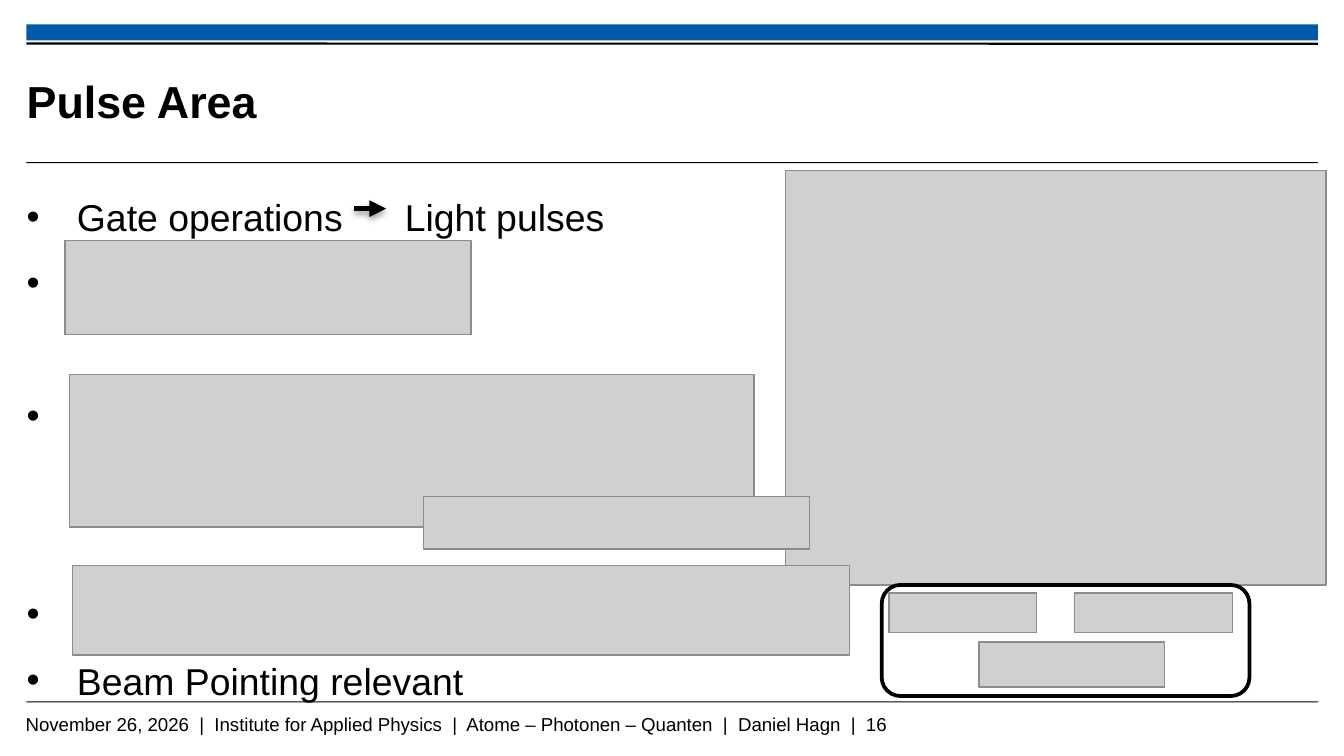
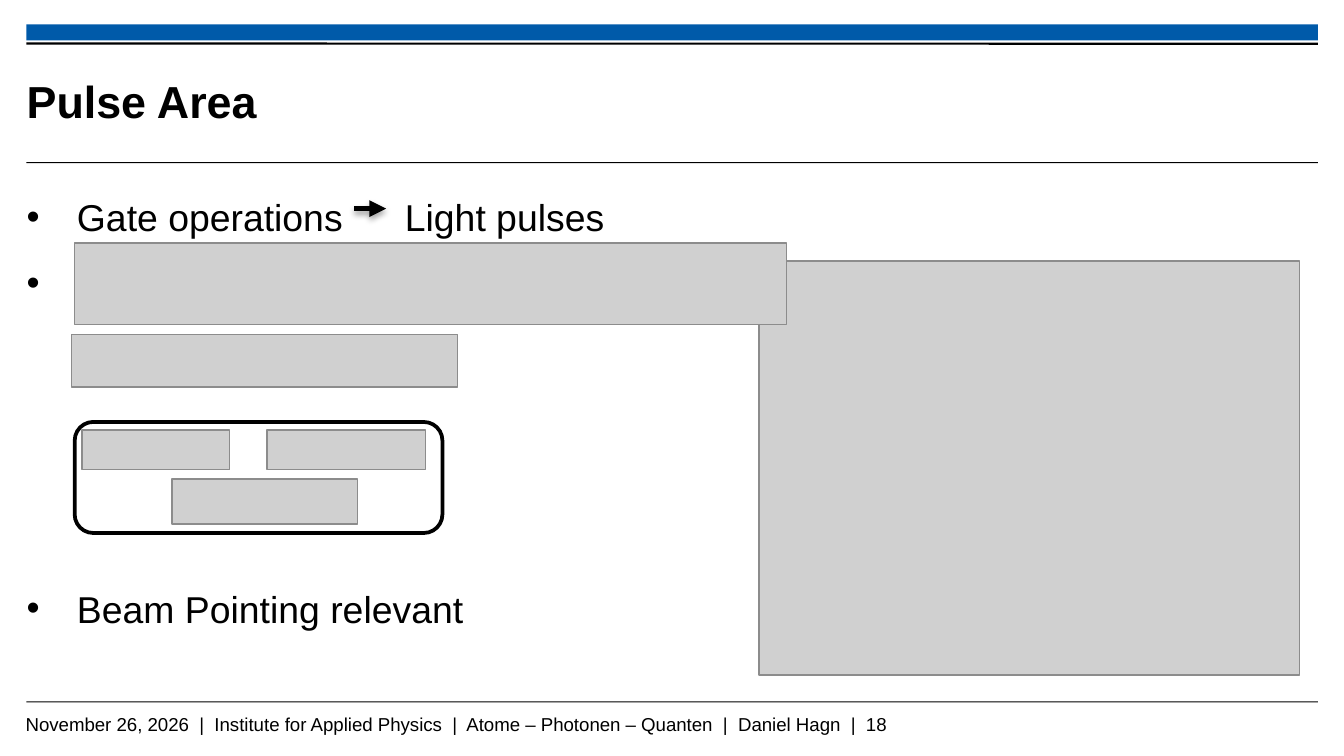
Before and after one commit to Daniel-Hagn-physik/Masterthesis_Backup, a slide deck: slide 18 of Hagn_Daniel_Mastervortrag.pptx (slide 16 before the commit). Drawn at 1344x756 pixels with LibreOffice and Linux fonts; fonts in the diff are those of the drawing; grey boxes stand for pictures; background and template pictures are left out. Boxes give left, top, right and bottom in pixels: in the first picture for what was removed or moved away, otherwise in the second. Text is boxed around its words. In the diff, an @@ line names an element or a change of style, - is before the commit and + after.

```diff
--- a/Hagn_Daniel_Mastervortrag.pptx
+++ b/Hagn_Daniel_Mastervortrag.pptx
@@ text "Gate operations Light pulses" rewrapped from <box>77,204,604,702</box> to <box>77,204,604,630</box> @@
@@ picture removed at <box>65,241,470,335</box> @@
@@ picture: place and size @@
-picture at <box>73,566,851,655</box>
+picture at <box>75,243,786,325</box>
@@ picture: place and size @@
-picture at <box>786,171,1327,585</box>
+picture at <box>759,261,1300,675</box>
@@ picture: place and size @@
-picture at <box>423,496,809,548</box>
+picture at <box>71,335,457,387</box>
@@ picture removed at <box>70,375,754,528</box> @@
@@ 2 pictures, 1 rounded rectangle: place and size @@
-2 pictures, 1 rounded rectangle at <box>882,585,1250,696</box>
+2 pictures, 1 rounded rectangle at <box>75,422,444,534</box>
@@ picture: place and size @@
-picture at <box>890,593,1038,633</box>
+picture at <box>82,430,230,470</box>
```
Also in this commit, not shown: 5 other slides changed, 3 slides added, 2 slides removed.
